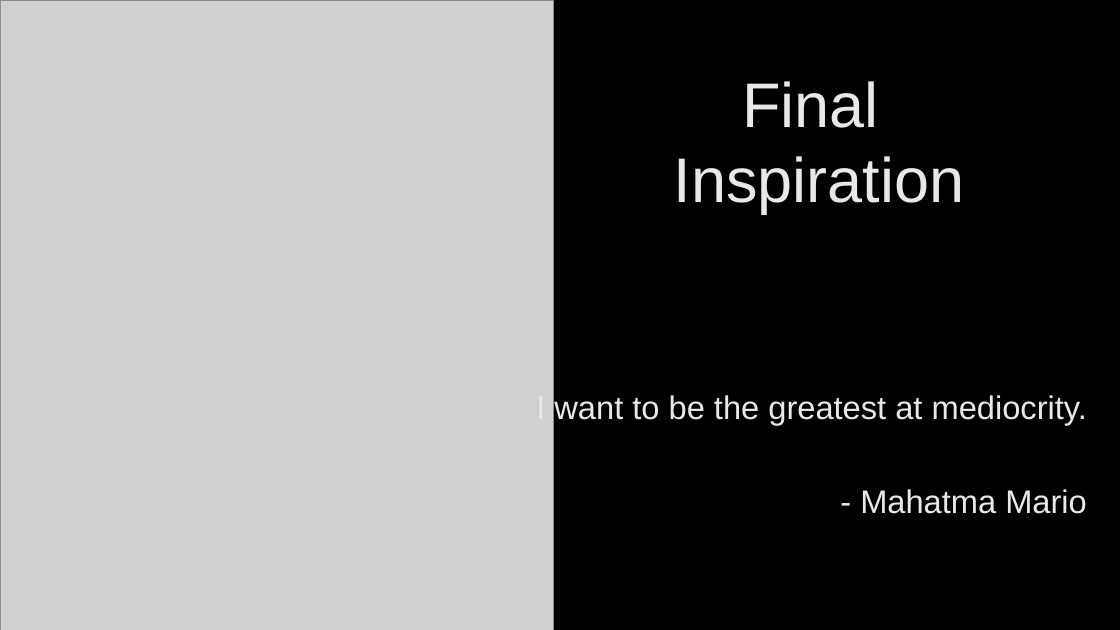
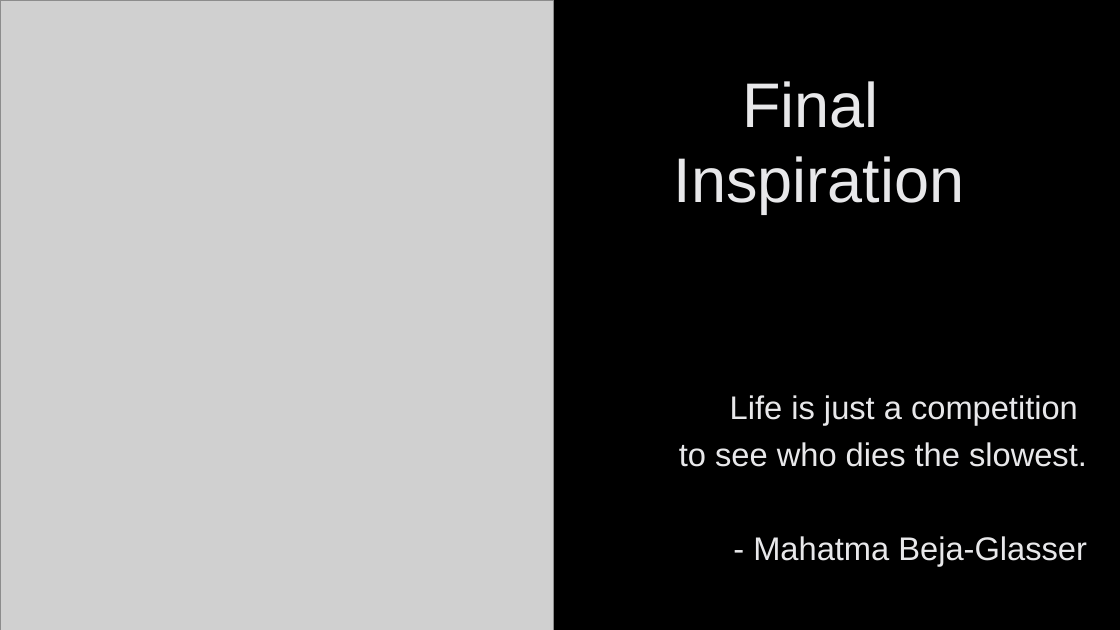
Before and after one commit to SuperMarioGiacomazzo/STOR390_WEBSITE, a slide deck: slide 15 of Slides/Football 7/Footballl_7_Lecture.pptx (slide 10 before the commit). Drawn at 1120x630 pixels with LibreOffice and Linux fonts; fonts in the diff are those of the drawing; grey boxes stand for pictures; background and template pictures are left out. Boxes give left, top, right and bottom in pixels: in the first picture for what was removed or moved away, otherwise in the second. Text is boxed around its words. In the diff, an @@ line names an element or a change of style, - is before the commit and + after.

```diff
--- a/Slides/Football 7/Footballl_7_Lecture.pptx
+++ b/Slides/Football 7/Footballl_7_Lecture.pptx
@@ text at [679, 395, 1087, 566]: text changed @@
-I want to be the greatest at mediocrity.
-- Mahatma Mario
+Life is just a competition
+to see who dies the slowest.
+- Mahatma Beja-Glasser
```
Also in this commit, not shown: 3 other slides changed, 11 slides added, 6 slides removed, 5 other files.
